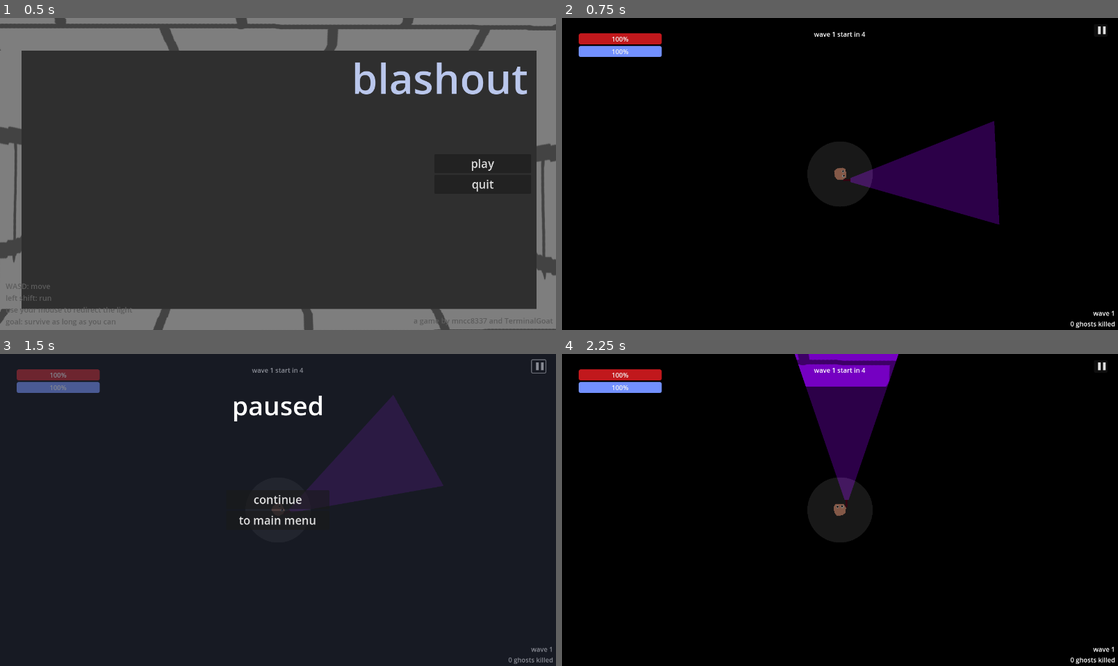
Above: before the commit, frames 1-4 (two rows, left to right).
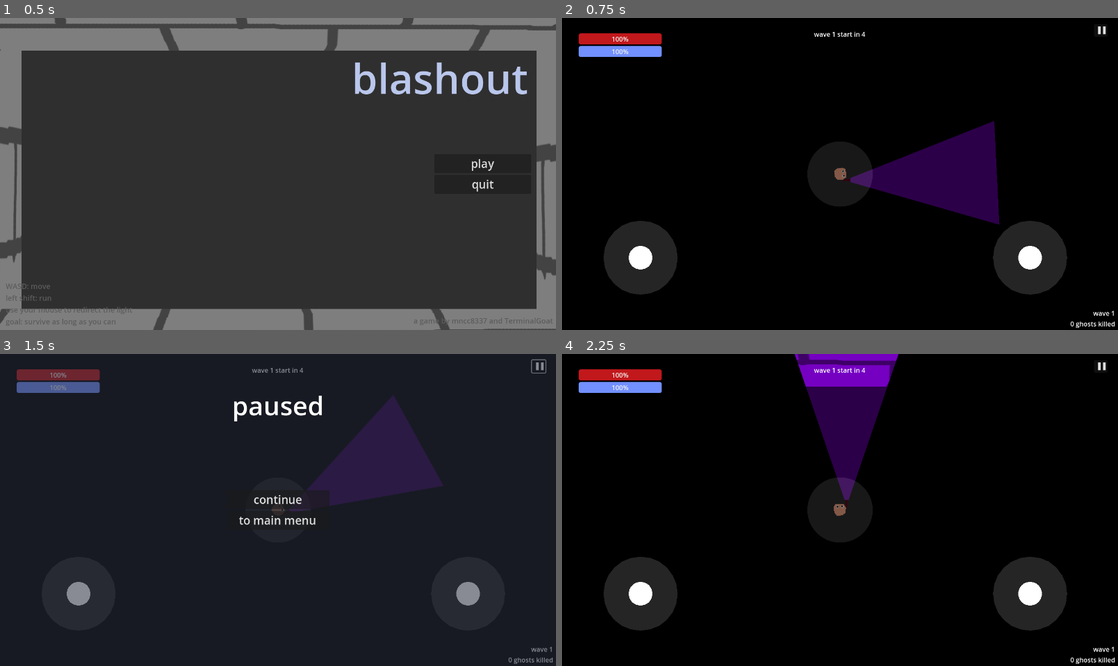
Above: after the commit, the same moments.

Repository: mncc8337/blashout
Game: Godot game, scene res://scenes/mainmenu.tscn
Two runs of this game, one before a commit and one after it. Both use one fixed random seed, a clock stepped at 60 frames per second and the inputs below.
Inputs:
- Up to frame 1 (0.5 s): no input
- Up to frame 2 (0.75 s): click "play" at 0.5 s
- Up to frame 3 (1.5 s): click "▐▐" at 1.25 s
- Up to frame 4 (2.25 s): click "continue" at 2 s

Frame 1 is identical in both runs. In frame 2, 4.9% of the frame differs, in the area x 7-91%, y 65-89%; in frame 3, 0.5%; in frame 4, 4.9%.

Commit message:
add joysticks

Diff:
--- a/scenes/main.tscn
+++ b/scenes/main.tscn
@@ -1,10 +1,11 @@
-[gd_scene load_steps=21 format=3 uid="uid://l0v0ojsdp6s8"]
+[gd_scene load_steps=22 format=3 uid="uid://l0v0ojsdp6s8"]
 
 [ext_resource type="PackedScene" uid="uid://cs0scqiespkx4" path="res://scenes/player.tscn" id="1_ir80p"]
 [ext_resource type="Script" path="res://scripts/main.gd" id="1_s6gpx"]
 [ext_resource type="PackedScene" uid="uid://biy8681uytdb" path="res://scenes/wall.tscn" id="2_222mk"]
 [ext_resource type="Texture2D" uid="uid://cdooesvmbynoj" path="res://imgs/wall_side1.png" id="5_lssb2"]
 [ext_resource type="Texture2D" uid="uid://d0blrbje4c5qd" path="res://imgs/wall.png" id="6_5xogt"]
+[ext_resource type="PackedScene" uid="uid://bvx2mdsvgim6t" path="res://scenes/joystick.tscn" id="6_bv1py"]
 [ext_resource type="AudioStream" uid="uid://bsxu5tqbk4hmt" path="res://sfx/storm.mp3" id="7_g4lc1"]
 [ext_resource type="Theme" uid="uid://c0nltyktuyg0j" path="res://button_theme.tres" id="7_iaru5"]
 [ext_resource type="AudioStream" uid="uid://y2vljcxi556g" path="res://sfx/selection.wav" id="8_wbf00"]
@@ -63,8 +64,11 @@
 color = Color(0.184314, 0.184314, 0.184314, 1)
 polygon = PackedVector2Array(-822, -485, 1998, -666, 1939, 1309, -888, 1165)
 
-[node name="player" parent="." instance=ExtResource("1_ir80p")]
+[node name="player" parent="." node_paths=PackedStringArray("move_joystick", "dir_joystick", "main") instance=ExtResource("1_ir80p")]
 position = Vector2(683, 384)
+move_joystick = NodePath("../joysticks/move")
+dir_joystick = NodePath("../joysticks/point")
+main = NodePath("..")
 
 [node name="walls" type="Node2D" parent="."]
 scale = Vector2(1.00136, 0.998738)
@@ -187,6 +191,14 @@
 grow_horizontal = 0
 text = "▐▐"
 
+[node name="joysticks" type="CanvasLayer" parent="."]
+
+[node name="move" parent="joysticks" instance=ExtResource("6_bv1py")]
+position = Vector2(193, 590)
+
+[node name="point" parent="joysticks" instance=ExtResource("6_bv1py")]
+position = Vector2(1150, 590)
+
 [node name="death_UI" type="CanvasLayer" parent="."]
 process_mode = 2
 visible = false
--- a/scripts/joystick.gd
+++ b/scripts/joystick.gd
@@ -2,8 +2,6 @@
 
 @onready var housing_radius = shape.radius
 @onready var numb_radius = $numb.scale.x * housing_radius
-
-signal joystick_moved
 
 var current_index = -1
 
@@ -17,7 +15,6 @@
 
 		$numb.global_position = self.global_position + direction
 		direction /= housing_radius - numb_radius
-		joystick_moved.emit(direction)
 
 func _on_released():
 	current_index = -1
--- a/scripts/main.gd
+++ b/scripts/main.gd
@@ -12,6 +12,7 @@
 var foe_attack_cooldown_max: float = 1.5
 
 var survived_time: float = 0
+var mobile = false
 
 @export var max_orb_count: int = 8
 var orb_count: int             = 0
@@ -128,6 +129,11 @@
 	get_tree().change_scene_to_file("res://scenes/mainmenu.tscn")
 
 func _ready():
+	# identify platform
+	if OS.get_name() == "Android" or OS.has_feature("web_android"):
+		$joysticks.show()
+		mobile = true
+
 	$foe_spawn_timer.wait_time = foe_spawn_delay
 	$foe_spawn_timer.timeout.connect(spawn_foe)
 
@@ -215,7 +221,7 @@
 
 func spawn_orb():
 	var instance = orb_model.instantiate()
-	instance.position = player.position * rng.randf_range(-1, 1)
+	instance.position = player.position + Vector2(1 ,1) * rng.randf_range(-1, 1) * 300
 
 	instance.position.x = clamp(instance.position.x, 0, 1300)
 	instance.position.y = clamp(instance.position.y, 0, 700)
--- a/scripts/player.gd
+++ b/scripts/player.gd
@@ -1,14 +1,17 @@
 extends CharacterBody2D
-@onready var main = get_tree().get_root().get_node("main")
 
 signal died
 const FRICTION = 0.1
 
-var viewport
-var camera
+@onready var viewport = get_viewport()
+@onready var camera = viewport.get_camera_2d()
 
 var current_dir = Vector2(1, 0)
 var is_running = false
+
+@export var move_joystick: TouchScreenButton
+@export var dir_joystick:  TouchScreenButton
+@export var main: Node
 
 @export var SPEED: float          = 600.0
 @export var audio_stream: AudioStream
@@ -26,9 +29,6 @@
 func _ready():
 	health = max_health
 	stamina = max_stamina
-
-	viewport = get_viewport()
-	camera = viewport.get_camera_2d()
 
 	attack_dmg = max_attack_dmg / $flashlight.get_child_count()
 	$healing_timer.wait_time = healing_time
@@ -51,50 +51,7 @@
 	if health <= 0:
 		died.emit()
 
-func _physics_process(delta):
-	if health <= 0: return
-
-	var dir = Vector2.ZERO
-	var speed_multiplier = 1
-	if Input.is_action_pressed("up"):
-		dir += Vector2(0, -1)
-	if Input.is_action_pressed("down"):
-		dir += Vector2(0, 1)
-	if Input.is_action_pressed("left"):
-		dir += Vector2(-1, 0)
-	if Input.is_action_pressed("right"):
-		dir += Vector2(1, 0)
-	is_running = Input.is_action_pressed("run")
-	dir = dir.normalized()
-
-	if is_exhausted:
-		is_running = false
-		speed_multiplier = clamp((stamina + 10) / max_stamina, 0, 1)
-	if is_running:
-		speed_multiplier = 3 + stamina / max_stamina * 2
-	velocity += dir.normalized() * SPEED * speed_multiplier * delta
-
-	if dir == Vector2.ZERO or speed_multiplier < 0.5:
-		if stamina < max_stamina:
-			stamina = clamp(stamina + 0.25, 0, max_stamina)
-		else:
-			is_exhausted = false
-	if is_running and dir != Vector2.ZERO:
-		if stamina > 0:
-			stamina -= 0.5
-		else:
-			is_exhausted = true
-			stamina = 0
-
-	if dir == Vector2.ZERO or !is_running or furious:
-		var rat = (viewport.get_size() * 1.0 - Vector2(1366, 768))
-		look_at(viewport.get_mouse_position() - rat / 2) # idk why but it works lol
-	else:
-		current_dir = current_dir.lerp(dir, 0.5)
-		look_at(current_dir + position)
-	rotation += PI
-
-	# after rotate, check if can attack
+func check_attack():
 	for ray in $flashlight.get_children():
 		var objects_collide = []
 		while ray.is_colliding():
@@ -115,6 +72,34 @@
 			ray.remove_exception(obj)
 			dmg_multiplier *= 0.9
 
+func _physics_process(delta):
+	if health <= 0: return
+
+	var dir = Vector2.ZERO
+	var speed_multiplier = 1
+
+	if not main.mobile:
+		if Input.is_action_pressed("up"):
+			dir += Vector2(0, -1)
+		if Input.is_action_pressed("down"):
+			dir += Vector2(0, 1)
+		if Input.is_action_pressed("left"):
+			dir += Vector2(-1, 0)
+		if Input.is_action_pressed("right"):
+			dir += Vector2(1, 0)
+		dir = dir.normalized()
+	elif move_joystick.is_pressed():
+		dir = move_joystick.direction
+
+	is_running = Input.is_action_pressed("run")
+
+	if is_exhausted:
+		is_running = false
+		speed_multiplier = clamp((stamina + 10) / max_stamina, 0, 1)
+	if is_running:
+		speed_multiplier = 3 + stamina / max_stamina * 2
+	velocity += dir * SPEED * speed_multiplier * delta
+
 	$walksound_delay.wait_time = clamp(1 / speed_multiplier * 0.4, 0, 1.5)
 	if dir != Vector2.ZERO:
 		if $walksound_delay.is_stopped():
@@ -124,3 +109,35 @@
 	velocity *= 1 - FRICTION
 
 	move_and_slide()
+
+	# stamina
+	if dir == Vector2.ZERO or speed_multiplier < 0.5:
+		if stamina < max_stamina:
+			stamina = clamp(stamina + 0.25, 0, max_stamina)
+		else:
+			is_exhausted = false
+	if is_running and dir != Vector2.ZERO:
+		if stamina > 0:
+			stamina -= 0.5
+		else:
+			is_exhausted = true
+			stamina = 0
+
+	if not main.mobile:
+		if dir == Vector2.ZERO or !is_running or furious:
+			var rat = (viewport.get_size() * 1.0 - Vector2(1366, 768))
+			look_at(viewport.get_mouse_position() - rat / 2) # idk why but it works lol
+		else:
+			current_dir = current_dir.lerp(dir, 0.5)
+			look_at(current_dir + position)
+		rotation += PI
+	elif dir_joystick.is_pressed():
+		var d = dir_joystick.direction.normalized()
+		if d.y < 0:
+			rotation = -acos(d.x)
+		else:
+			rotation = acos(d.x)
+		rotation += PI
+
+	# after rotate, check if can attack
+	check_attack()
